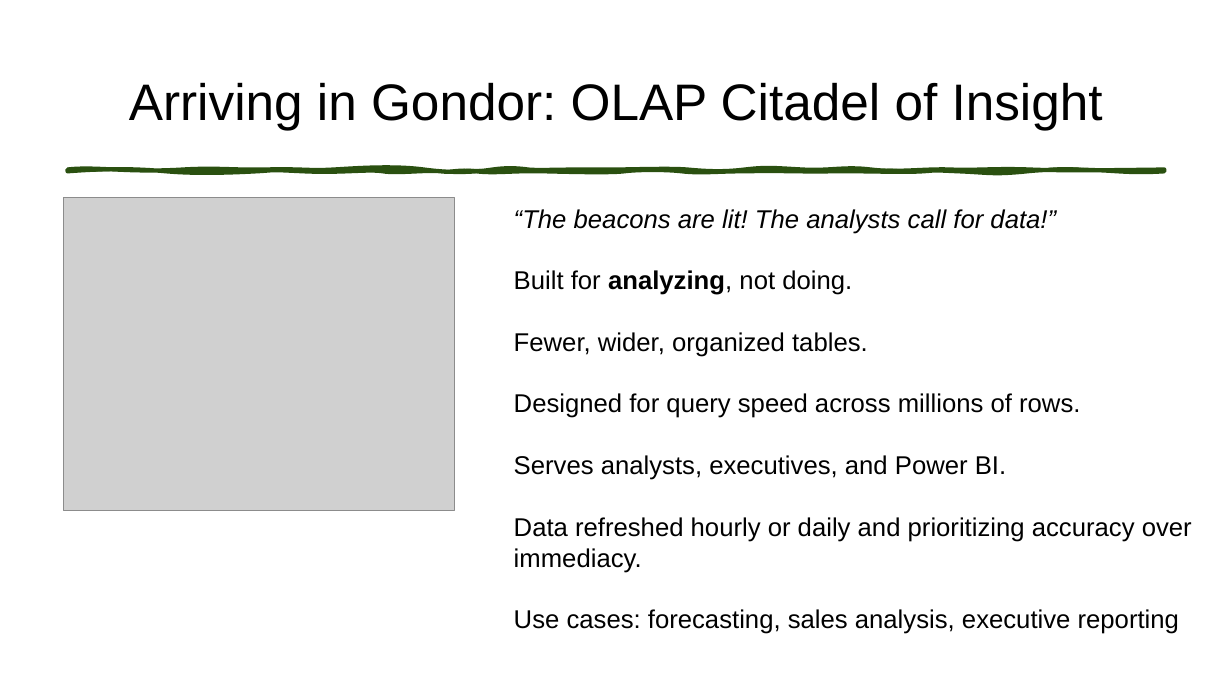
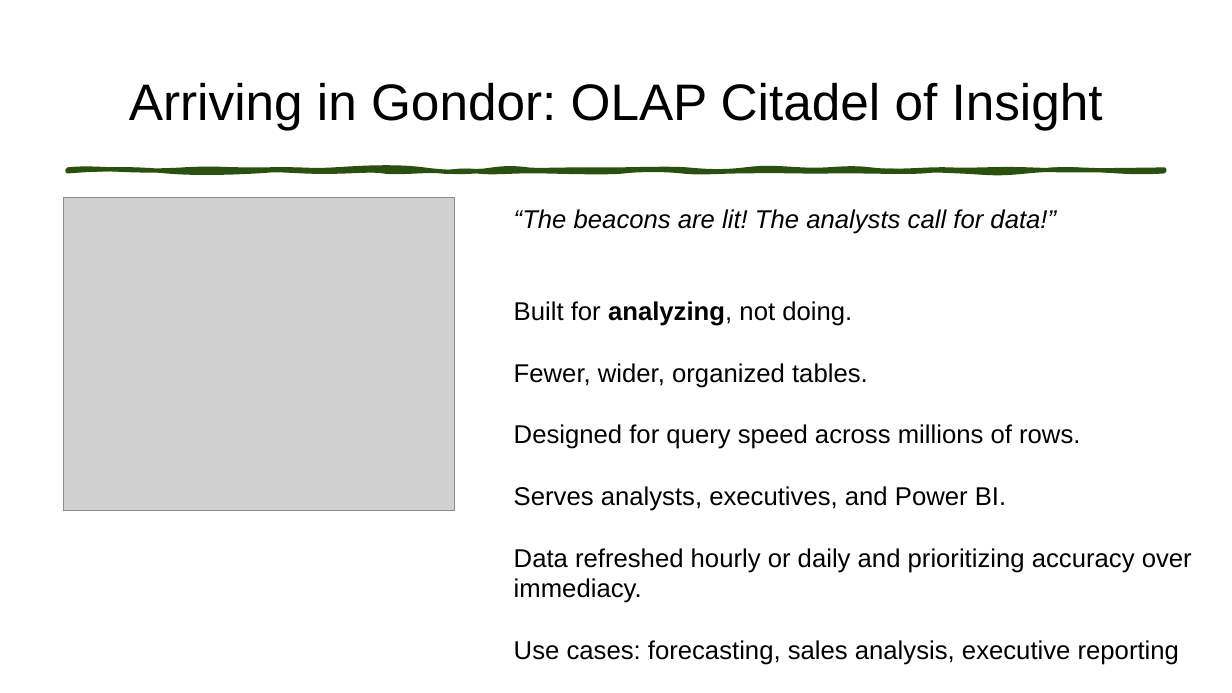
Before and after one commit to Anytsirk12/DataOnWheels, a slide deck: slide 6 of Presentations/Fellowship of the Star Schema/The Fellowship of the Star Schema Transforming OLTP Data for Power BI.pptx. Drawn at 1232x693 pixels with LibreOffice and Linux fonts; fonts in the diff are those of the drawing; grey boxes stand for pictures. Boxes give left, top, right and bottom in pixels: in the first picture for what was removed or moved away, otherwise in the second. Text is boxed around its words. In the diff, an @@ line names an element or a change of style, - is before the commit and + after.

```diff
--- a/Presentations/Fellowship of the Star Schema/The Fellowship of the Star Schema Transforming OLTP Data for Power BI.pptx
+++ b/Presentations/Fellowship of the Star Schema/The Fellowship of the Star Schema Transforming OLTP Data for Power BI.pptx
@@ text "“The beacons are lit! The ..." rewrapped from <box>514,209,1192,634</box> to <box>514,209,1192,665</box> @@
```
Also in this commit, not shown: 9 other slides changed, 4 other files.
